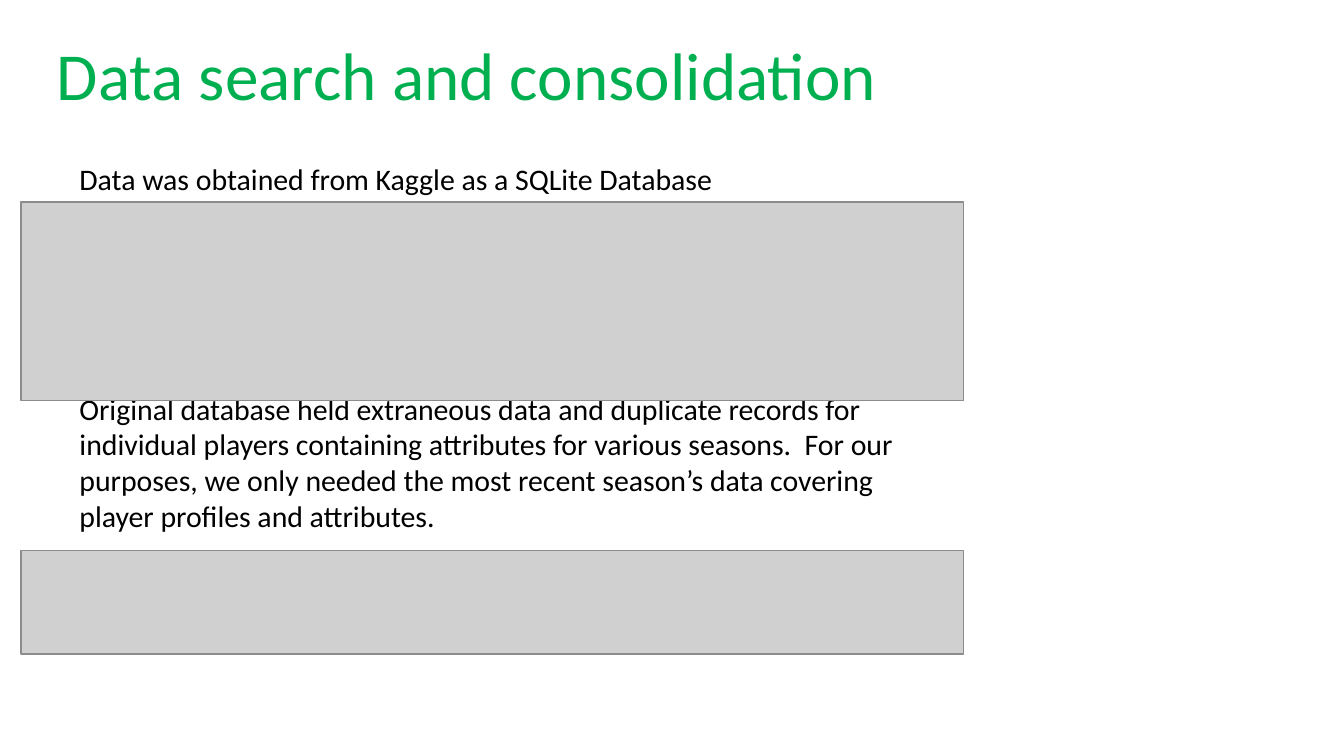
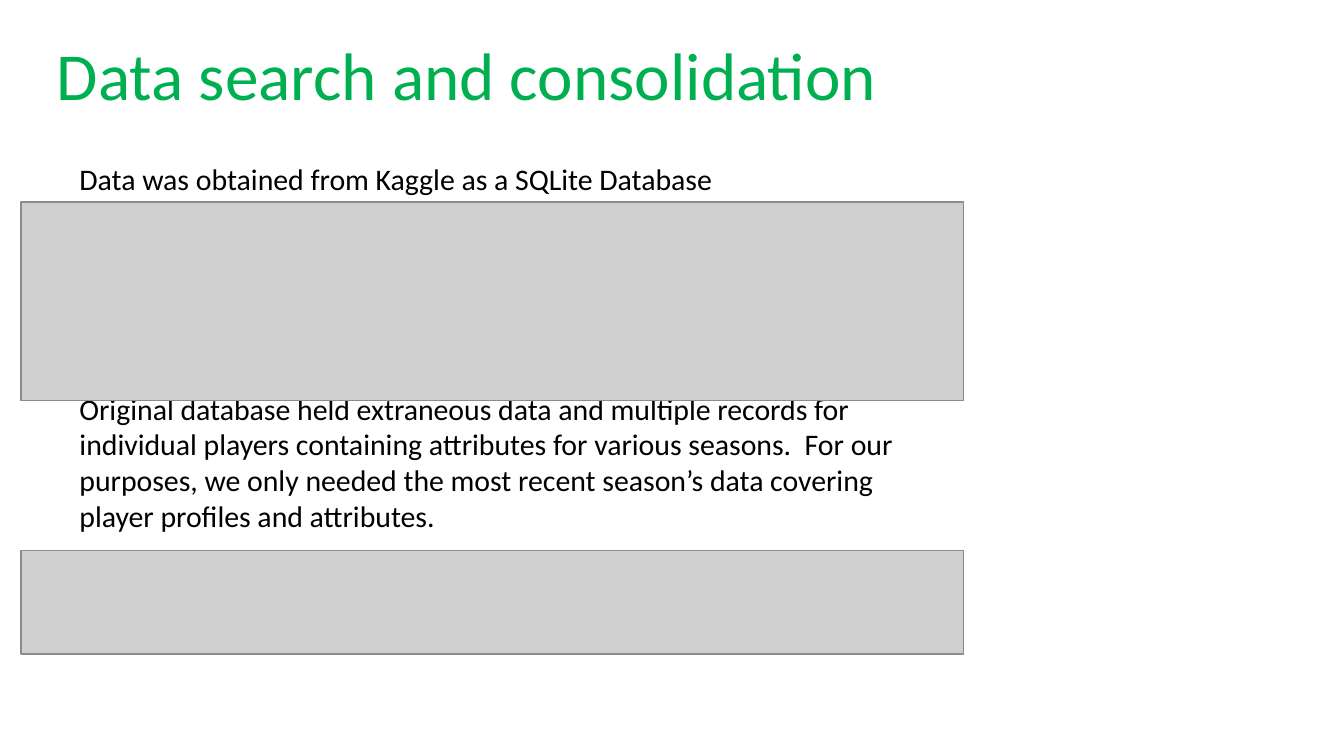
Before and after one commit to Randy0601/Soccer-Analysis, a slide deck: slide 5 of Presentation.pptx. Drawn at 1344x756 pixels with LibreOffice and Linux fonts; fonts in the diff are those of the drawing; grey boxes stand for pictures; background and template pictures are left out. Boxes give left, top, right and bottom in pixels: in the first picture for what was removed or moved away, otherwise in the second. Text is boxed around its words. In the diff, an @@ line names an element or a change of style, - is before the commit and + after.

Commit message:
ppt

```diff
--- a/Presentation.pptx
+++ b/Presentation.pptx
@@ text at (x1=79, y1=395, x2=893, y2=532): text changed @@
-Original database held extraneous data and duplicate records for individual players containing attributes for various seasons. For our purposes, we only needed the most recent season’s data covering player profiles and attributes.
+Original database held extraneous data and multiple records for individual players containing attributes for various seasons. For our purposes, we only needed the most recent season’s data covering player profiles and attributes.
```
Also in this commit, not shown: 1 other slide changed.
